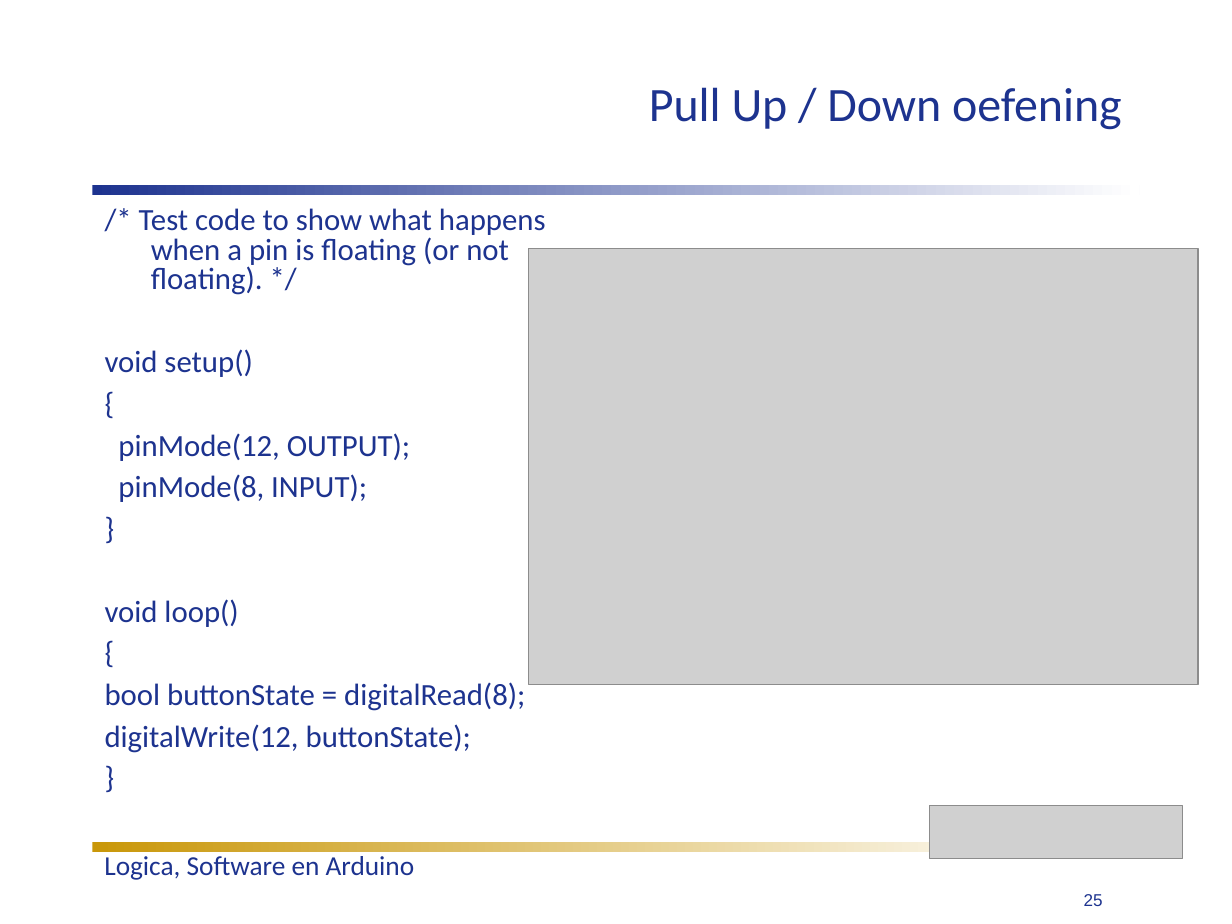
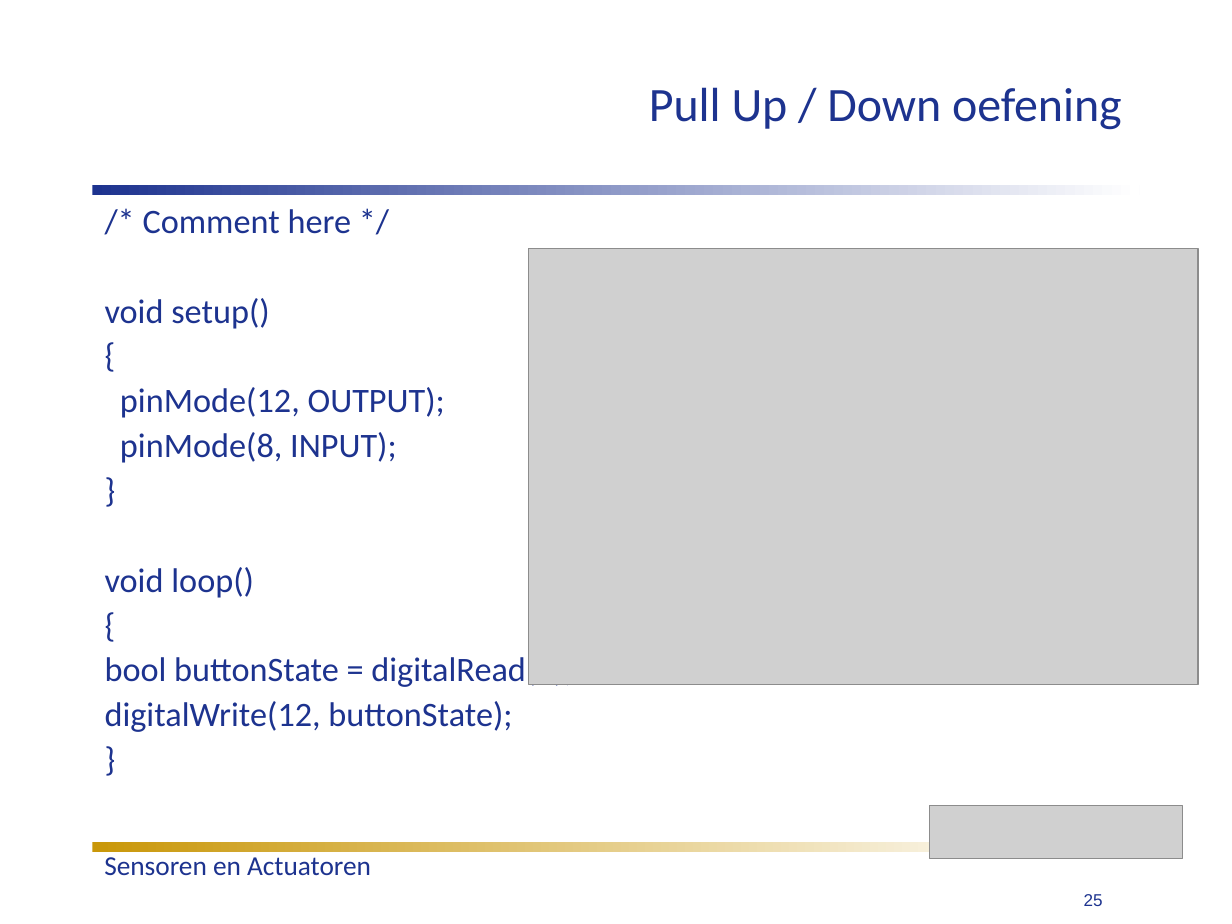
Before and after one commit to humiq/Greendevelopment, a slide deck: slide 25 of trunk/documents/Colleges/ISIROB College 3.ppt. Drawn at 1232x924 pixels with LibreOffice and Linux fonts; fonts in the diff are those of the drawing; grey boxes stand for pictures. Boxes give left, top, right and bottom in pixels: in the first picture for what was removed or moved away, otherwise in the second. Text is boxed around its words. In the diff, an @@ line names an element or a change of style, - is before the commit and + after.

```diff
--- a/trunk/documents/Colleges/ISIROB College 3.ppt
+++ b/trunk/documents/Colleges/ISIROB College 3.ppt
@@ text at (143, 209, 352, 234): text changed; size 18 to 20 pt @@
-/* Test code to show what happens when a pin is floating (or not floating). */
+/* Comment here */
@@ text at (105, 298, 573, 732): size 18 to 20 pt in "void setup()", "{", "pinMode(12, OUTPUT);", "pinMode(8, INPUT);" and 6 more places @@
@@ text at (104, 857, 371, 876): text changed @@
-Logica, Software en Arduino
+Sensoren en Actuatoren
```
Also in this commit, not shown: 27 other slides changed, 1 other file.
